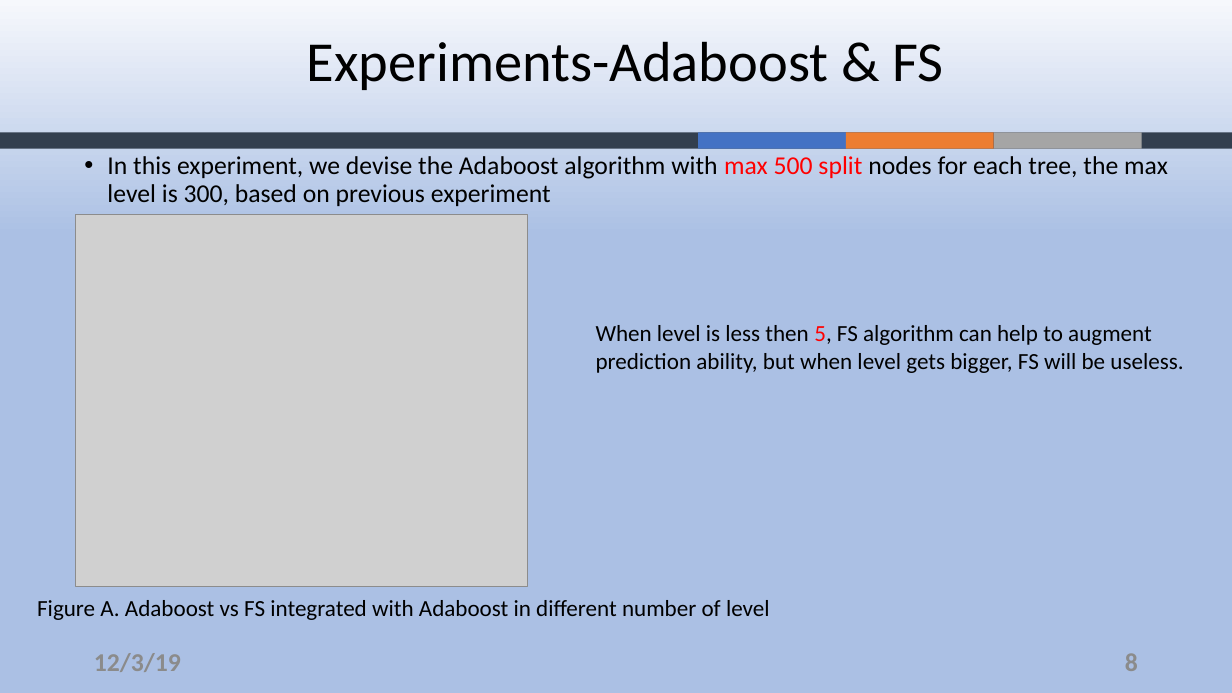
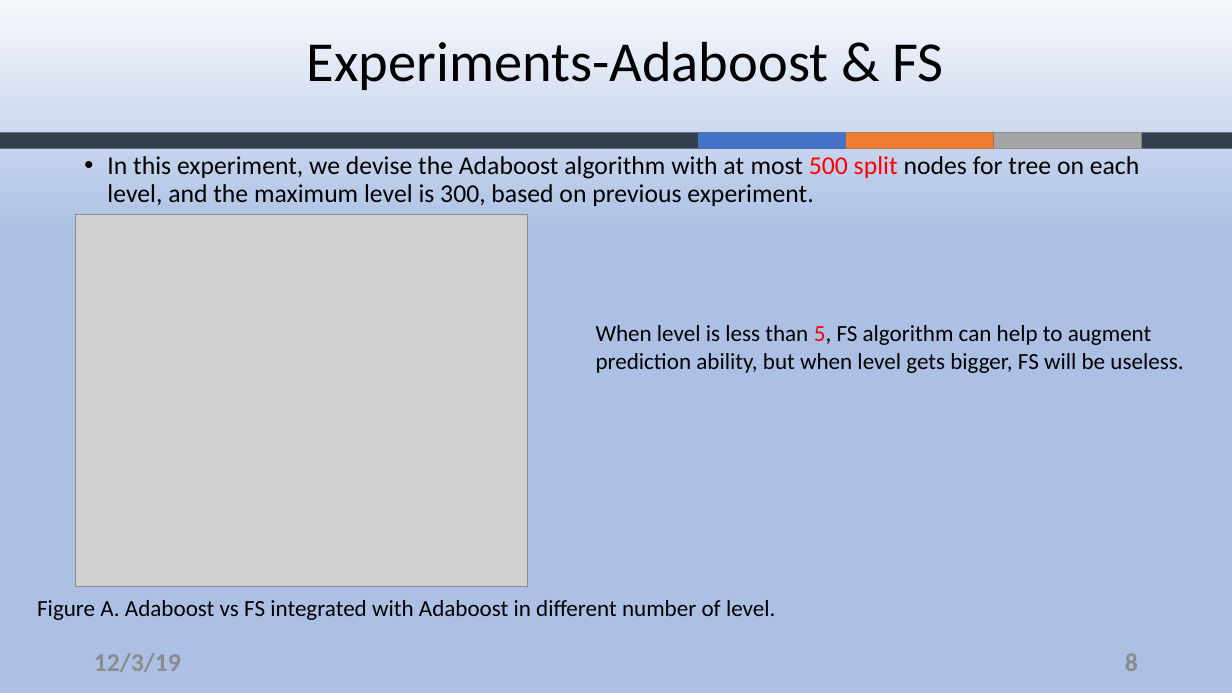
Before and after one commit to ZouYao0720/final-project-, a slide deck: slide 8 of final-presentation.pptx. Drawn at 1232x693 pixels with LibreOffice and Linux fonts; fonts in the diff are those of the drawing; grey boxes stand for pictures; background and template pictures are left out. Boxes give left, top, right and bottom in pixels: in the first picture for what was removed or moved away, otherwise in the second. Text is boxed around its words. In the diff, an @@ line names an element or a change of style, - is before the commit and + after.

```diff
--- a/final-presentation.pptx
+++ b/final-presentation.pptx
@@ text at box(107, 156, 1139, 206): text changed @@
-• In this experiment, we devise the Adaboost algorithm with max 500 split nodes for each tree, the max level is 300, based on previous experiment
+• In this experiment, we devise the Adaboost algorithm with at most 500 split nodes for tree on each level, and the maximum level is 300, based on previous experiment.
@@ text at box(596, 325, 1183, 373): text changed @@
-When level is less then 5, FS algorithm can help to augment prediction ability, but when level gets bigger, FS will be useless.
+When level is less than 5, FS algorithm can help to augment prediction ability, but when level gets bigger, FS will be useless.
@@ text at box(37, 600, 775, 620): text changed @@
-Figure A. Adaboost vs FS integrated with Adaboost in different number of level
+Figure A. Adaboost vs FS integrated with Adaboost in different number of level.
```
Also in this commit, not shown: 9 other slides changed.
